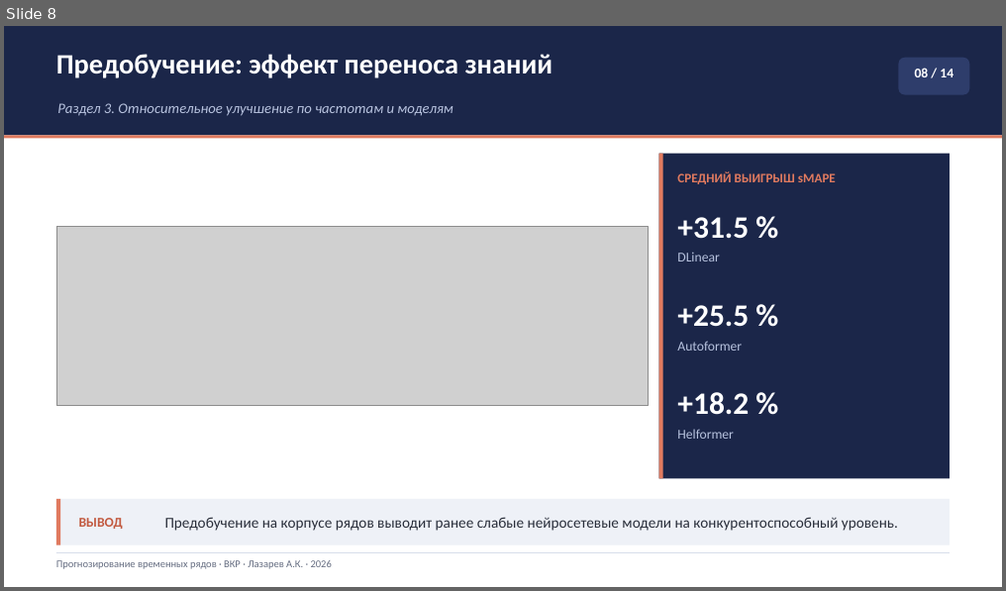
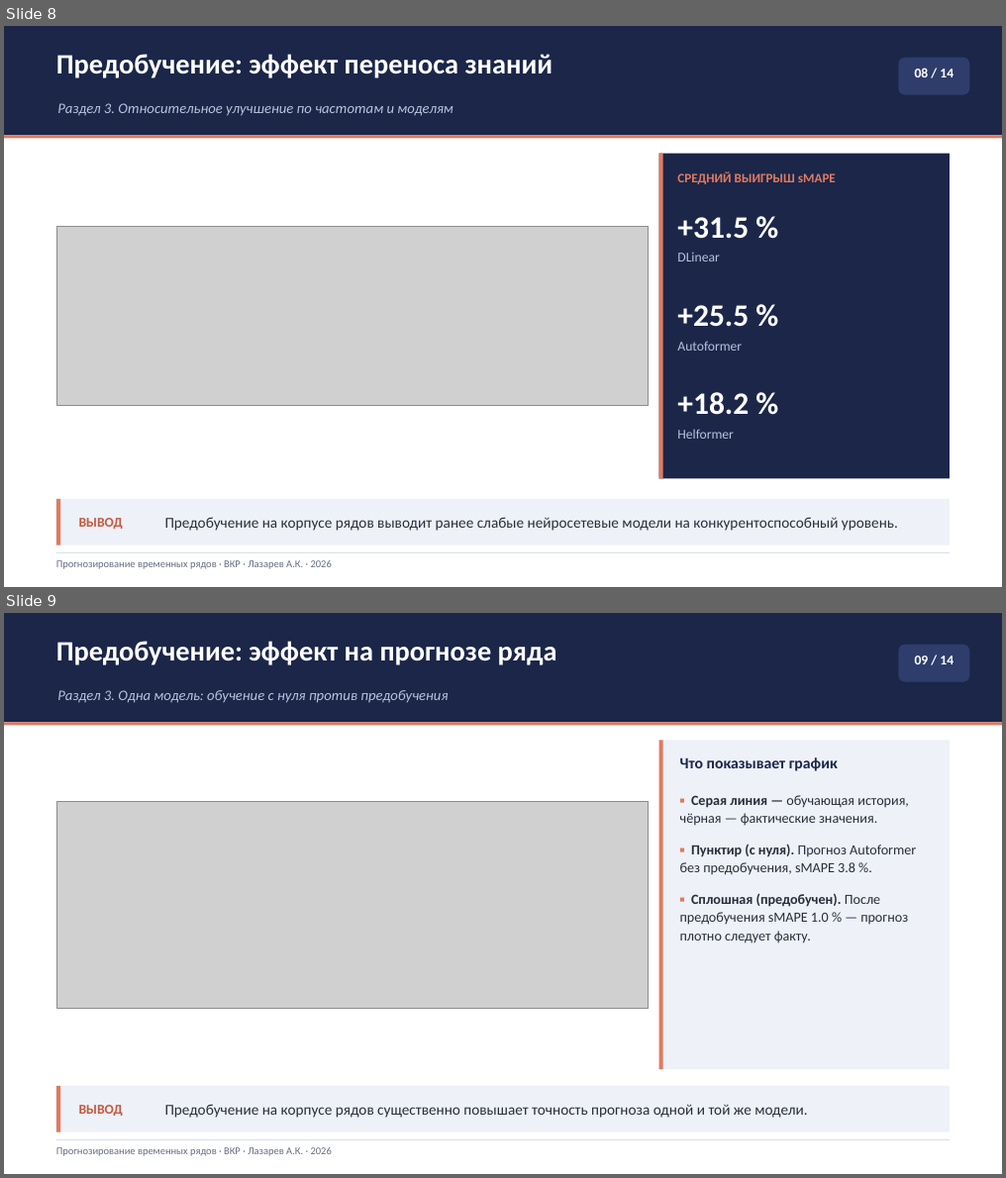
Before and after one commit to Prost444/Hybrid-models-for-TS-processing, a slide deck: docs/Презентация_Лазарев_ВКР.pptx. Shown one above the other, each under a label of ours: slide 8 before the commit, slides 8 and 9 after it. The pictures are 1006x591 and 1006x1178 pixels, drawn with LibreOffice and Linux fonts; fonts in the diff are those of the drawing; grey boxes stand for pictures. Boxes give left, top, right and bottom in pixels: in the first picture for what was removed or moved away, otherwise in the second. Text is boxed around its words. In the diff, an @@ line names an element or a change of style, - is before the commit and + after.

```diff
--- a/docs/Презентация_Лазарев_ВКР.pptx
+++ b/docs/Презентация_Лазарев_ВКР.pptx
@@ slide 9 added at <box>4,613,1002,1174</box>, background #FFFFFF @@
@@ rectangle added at <box>4,613,1002,722</box>, fill #1B2649 @@
@@ text added at <box>56,641,557,665</box>, 27 pt, text #FFFFFF, bold @@
+Предобучение: эффект на прогнозе ряда
@@ rounded rectangle added at <box>899,645,969,682</box>, fill #2E3D6B @@
@@ text added at <box>915,656,953,664</box>, 13 pt, text #FFFFFF, bold @@
+09 / 14
@@ text added at <box>57,690,448,703</box>, 14 pt, text #B7C2DE, italic @@
+Раздел 3. Одна модель: обучение с нуля против предобучения
@@ rectangle added at <box>4,722,1002,725</box>, fill #E07A5F @@
@@ rectangle added at <box>659,741,949,1069</box>, fill #EEF1F7 @@
@@ rectangle added at <box>659,741,663,1069</box>, fill #E07A5F @@
@@ text added at <box>680,758,838,771</box>, 15 pt, text #1B2649, bold @@
+Что показывает график
@@ picture added at <box>56,802,648,1008</box> @@
@@ text added at <box>680,795,916,944</box>, 13.5 pt, text #292E3A @@
+▪ Серая линия — обучающая история, чёрная — фактические значения.
+▪ Пунктир (с нуля). Прогноз Autoformer без предобучения, sMAPE 3.8 %.
+▪ Сплошная (предобучен). После предобучения sMAPE 1.0 % — прогноз плотно следует факту.
@@ rectangle added at <box>56,1086,949,1133</box>, fill #EEF1F7 @@
@@ rectangle added at <box>56,1086,60,1133</box>, fill #E07A5F @@
@@ text added at <box>79,1105,123,1116</box>, 13 pt, text #C25A40, bold @@
+ВЫВОД
@@ text added at <box>165,1104,808,1118</box>, 14.5 pt, text #292E3A @@
+Предобучение на корпусе рядов существенно повышает точность прогноза одной и той же модели.
@@ rectangle added at <box>56,1140,949,1141</box>, fill #D7DDEA @@
@@ text added at <box>56,1148,332,1157</box>, 10 pt, text #666E82 @@
+Прогнозирование временных рядов · ВКР · Лазарев А.К. · 2026
```
Also in this commit, not shown: 1 slide changed, 1 slide removed, 2 other files.
